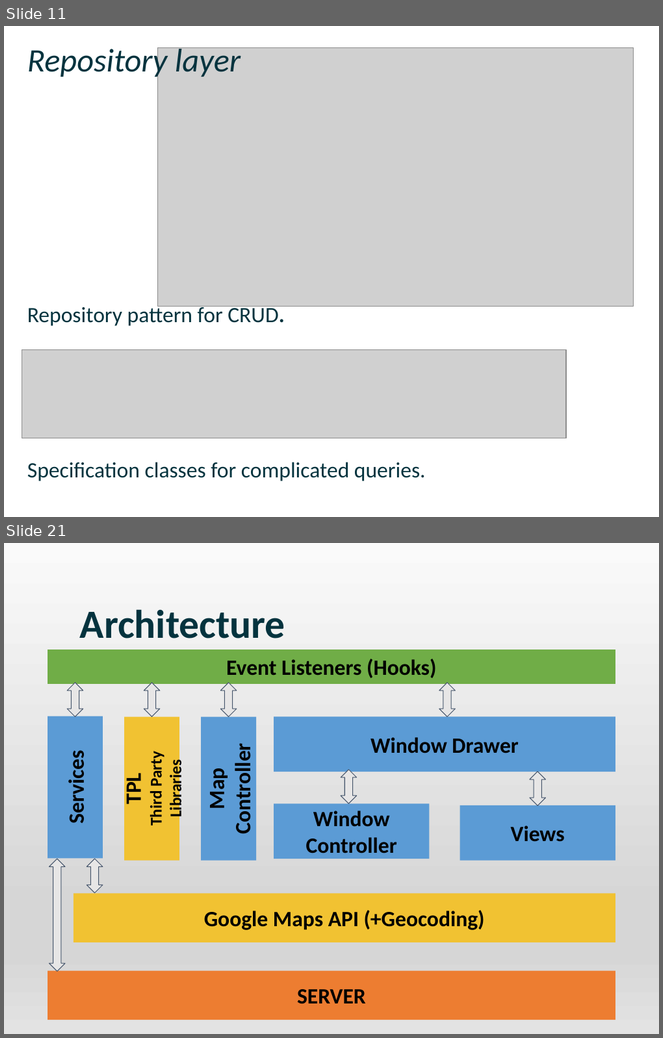
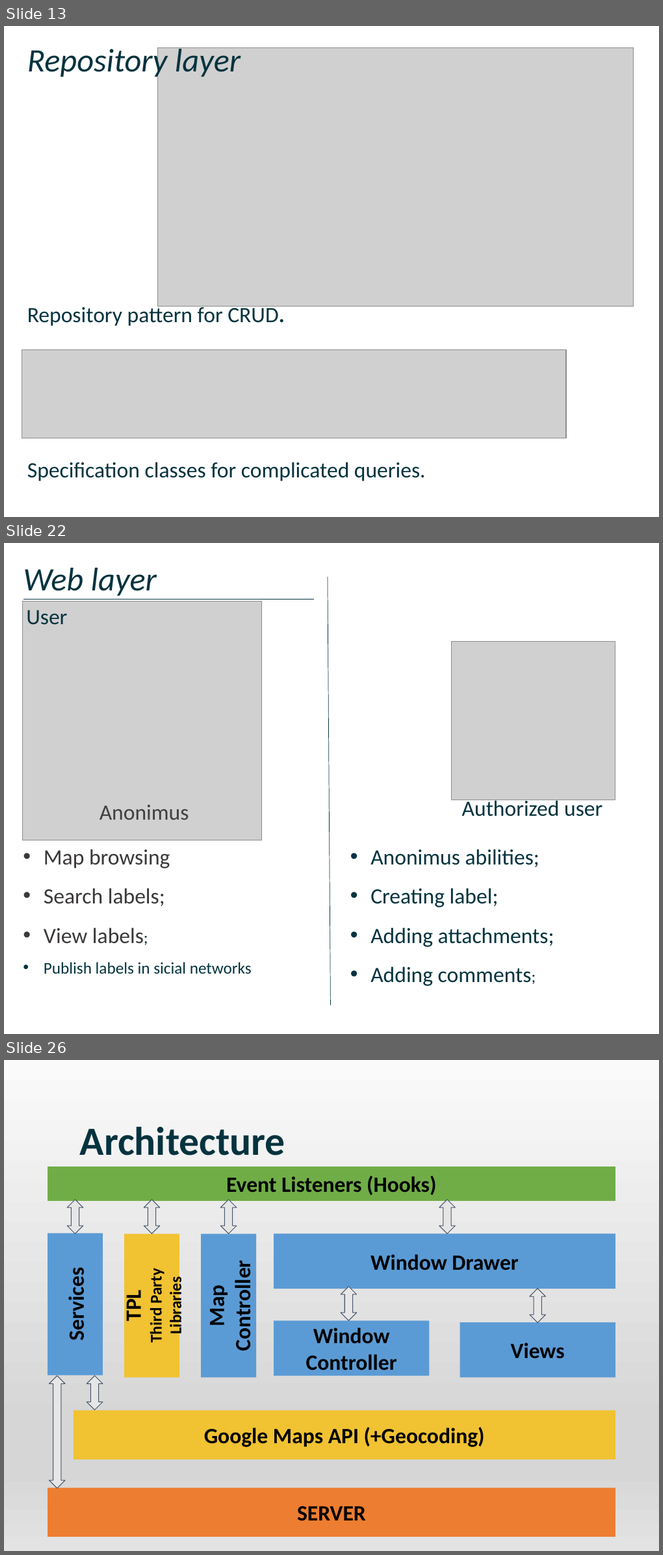
Before and after one commit to DmitriyLy/travel_portal, a slide deck: docs/Travel Portal.pptx. Shown one above the other, each under a label of ours: slides 11 and 21 before the commit, slides 13, 22 and 26 after it; the slides between them are not shown. The pictures are 663x1038 and 663x1555 pixels, drawn with LibreOffice and Linux fonts; fonts in the diff are those of the drawing; grey boxes stand for pictures; background and template pictures are left out. Boxes give left, top, right and bottom in pixels: in the first picture for what was removed or moved away, otherwise in the second. Text is boxed around its words. In the diff, an @@ line names an element or a change of style, - is before the commit and + after.

```diff
--- a/docs/Travel Portal.pptx
+++ b/docs/Travel Portal.pptx
@@ slide 22 added at (4, 543, 659, 1034), background #FFFFFF @@
@@ text added at (24, 568, 157, 596), 36 pt, text #04333E, italic @@
+Web layer
@@ line added from (328, 576) to (330, 1006), #04333E 0.5 pt @@
@@ line added from (24, 599) to (315, 599), #04333E 0.5 pt @@
@@ picture added at (22, 601, 261, 841) @@
@@ text added at (26, 610, 67, 625), 24 pt, text #04333E @@
+User
@@ picture added at (451, 641, 616, 800) @@
@@ text added at (100, 805, 189, 820), 24 pt, text #404040 @@
+Anonimus
@@ text added at (462, 798, 603, 817), 24 pt, text #04333E @@
+Authorized user
@@ text added at (44, 849, 252, 975), 24 pt, text #3B3838 @@
+• Map browsing
+• Search labels;
+• View labels;
+• Publish labels in sicial networks
@@ text added at (371, 849, 555, 986), 24 pt, text #04333E @@
+• Anonimus abilities;
+• Creating label;
+• Adding attachments;
+• Adding comments;
@@ what was slide 11 is now slide 13 @@
@@ what was slide 21 is now slide 26 @@
```
Also in this commit, not shown: 12 slides changed, 6 other slides added, 7 slides removed.
